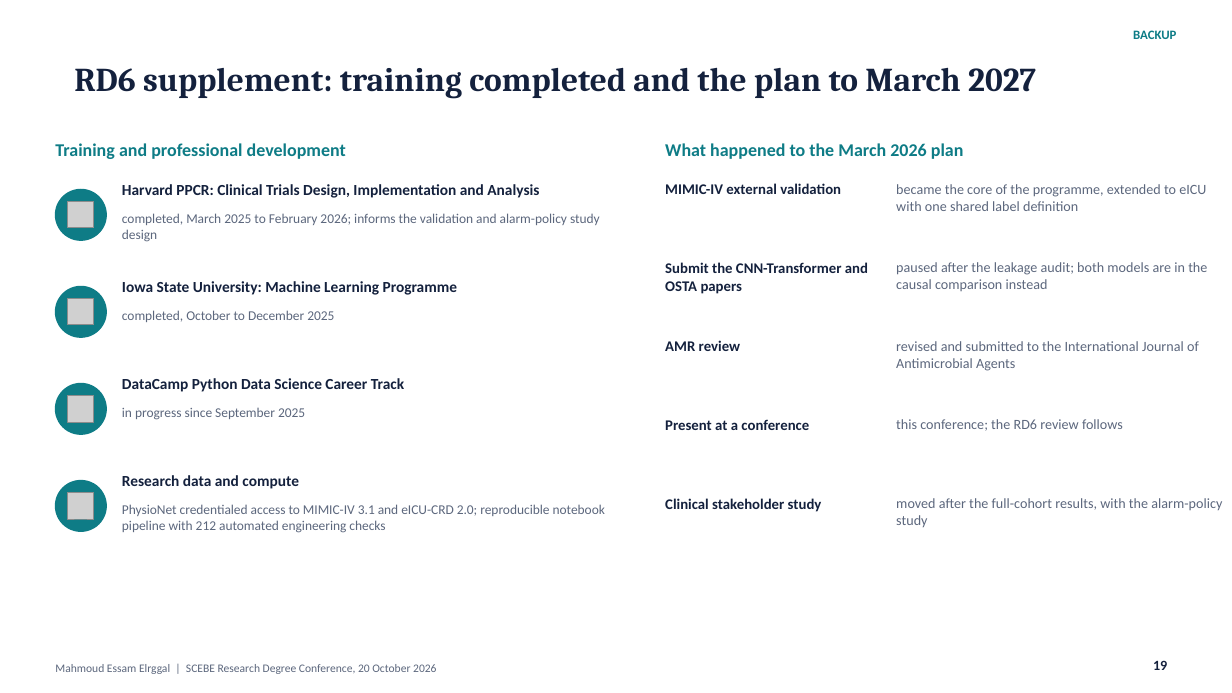
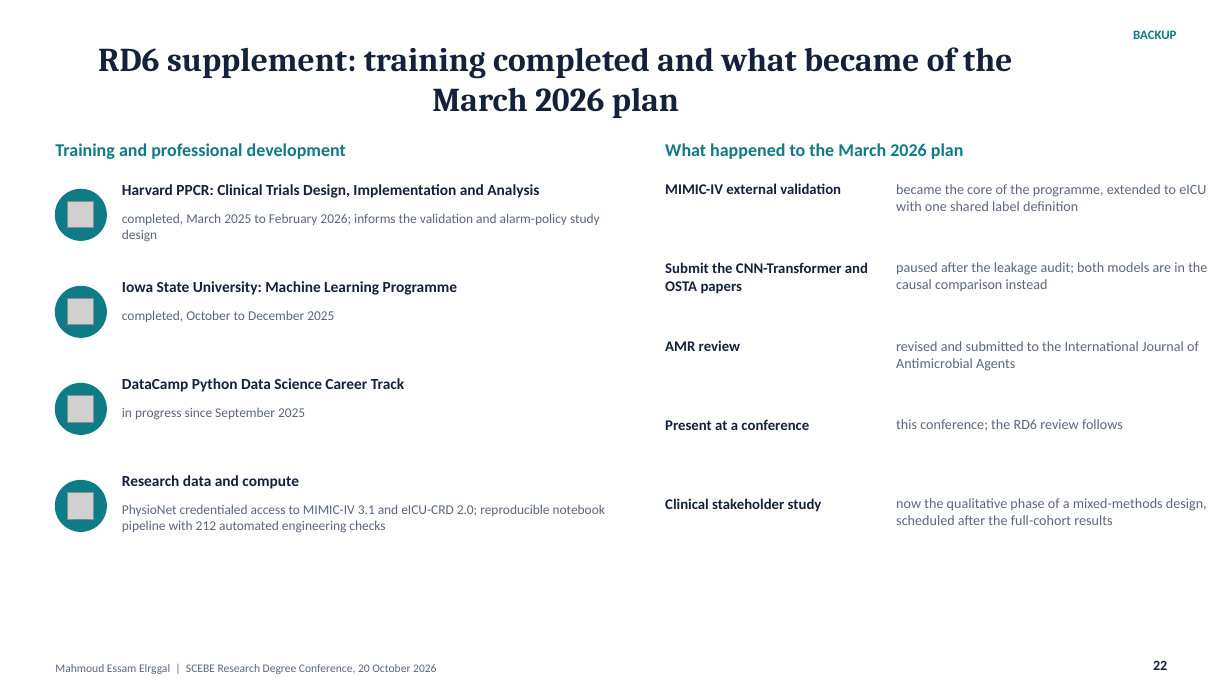
Before and after one commit to mahmoudddj/datasciencecoursera1, a slide deck: slide 22 of dev/presentation/Elrggal_Mahmoud_SCEBE2026.pptx (slide 19 before the commit). Drawn at 1232x693 pixels with LibreOffice and Linux fonts; fonts in the diff are those of the drawing; grey boxes stand for pictures. Boxes give left, top, right and bottom in pixels: in the first picture for what was removed or moved away, otherwise in the second. Text is boxed around its words. In the diff, an @@ line names an element or a change of style, - is before the commit and + after.

```diff
--- a/dev/presentation/Elrggal_Mahmoud_SCEBE2026.pptx
+++ b/dev/presentation/Elrggal_Mahmoud_SCEBE2026.pptx
@@ title at [98, 47, 1012, 118]: text changed @@
-RD6 supplement: training completed and the plan to March 2027
+RD6 supplement: training completed and what became of the March 2026 plan
@@ text at [896, 498, 1207, 525]: text changed @@
-moved after the full-cohort results, with the alarm-policy study
+now the qualitative phase of a mixed-methods design, scheduled after the full-cohort results
@@ page number at [1153, 660, 1167, 670]: text changed @@
-19
+22
```
Also in this commit, not shown: 10 other slides changed, 3 slides added, 2 other files.
